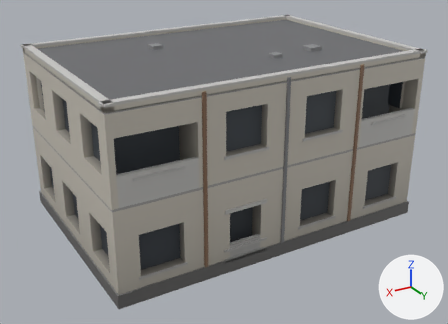
An edit to the glTF model assets/props/building_shed.glb, drawn before and after from the same camera.
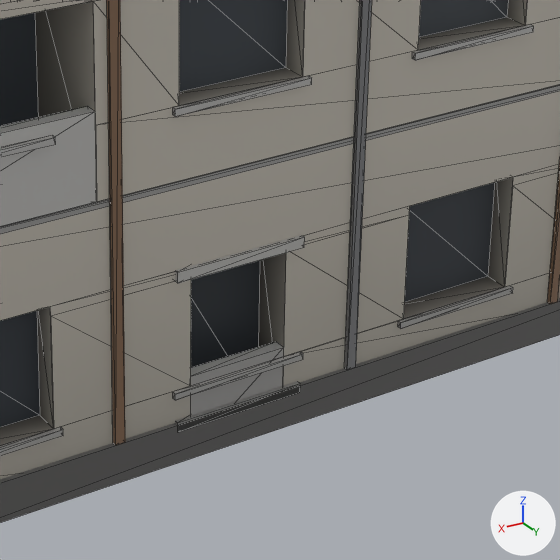
There are two pictures of each version: one whole from a 50 mm camera at (12.24, 20.67, 12.43) aimed at (0.14, 0.49, 2.34), one close up on the part from 37% to 78% of the width and 38% to 94% of the height. The axes (+X, +Y, +Z) are drawn at lower right. The lights are the same throughout. The first two pictures are the older version. The close-ups show mesh edges as thin lines. Vertices at exactly the same position are counted once.

In view in the first close-up: 'building_shed'.
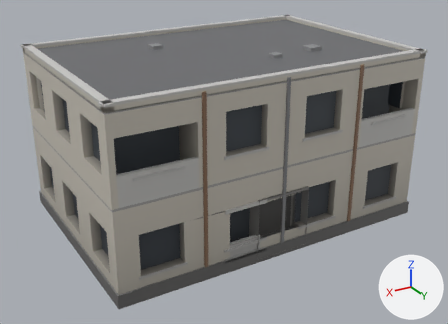
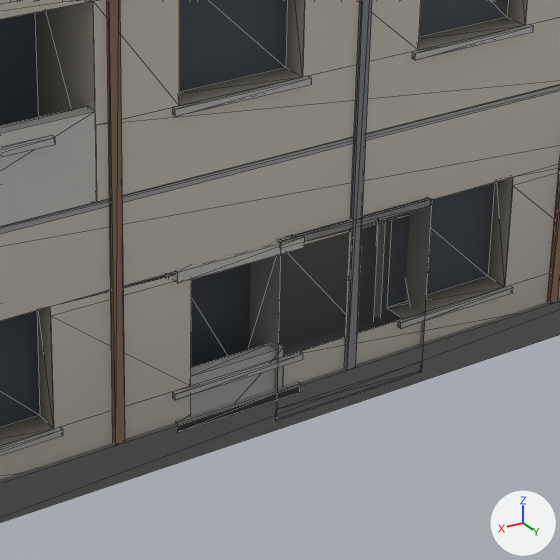
Edits to the scene script, one JSON object a line:
```json
{"block": "me_building_shed", "where": "# used by ob_building_shed; location = (0.0, 0.0, 0.0)"}
{"op": "remove", "block": "me_building_shed", "code": "me_building_shed.from_pydata(...)  # 614 vertices, 948 faces; spans x -6.57..6.57, y -4.53..4.53, z 0.0..6.99"}
{"op": "add", "block": "me_building_shed", "code": "me_building_shed.from_pydata(...)  # 646 vertices, 975 faces; spans x -6.57..6.57, y -4.53..4.53, z 0.0..6.99"}
{"block": "me_building_shed", "change": "me_building_shed part 1: a new loose piece, a box spanning x -1.1..1.1, y 3.652..4.512, z 2.45..2.55, in mat_defaultmaterial"}
{"block": "me_building_shed", "change": "me_building_shed part 2: a new loose piece, a box spanning x -0.95..0.95, y 3.632..3.692, z 0.2..2.49, in mat_defaultmaterial"}
{"block": "me_building_shed", "change": "me_building_shed part 3"}
{"block": "me_building_shed", "change": "19 faces are deleted"}
{"block": "me_building_shed", "change": "8 vertices are added at x -1.1..1.1, y 3.63..4.53, z 0.14..2.55"}
{"block": "me_building_shed", "change": "10 new faces join them"}
{"block": "me_building_shed", "change": "other edits to the shape of me_building_shed do not show in these pictures"}
```

Pixel boxes (x1, y1, x2, y2) of what changed, in the close-ups (560 x 560 px):
```json
{"part": 1, "of": "me_building_shed", "change": "added", "after": [278, 198, 431, 243]}
{"part": 2, "of": "me_building_shed", "change": "added", "after": [279, 221, 378, 349]}
{"part": 3, "of": "me_building_shed", "change": "cut back", "before": [58, 206, 410, 356], "after": [249, 197, 432, 420]}
```
